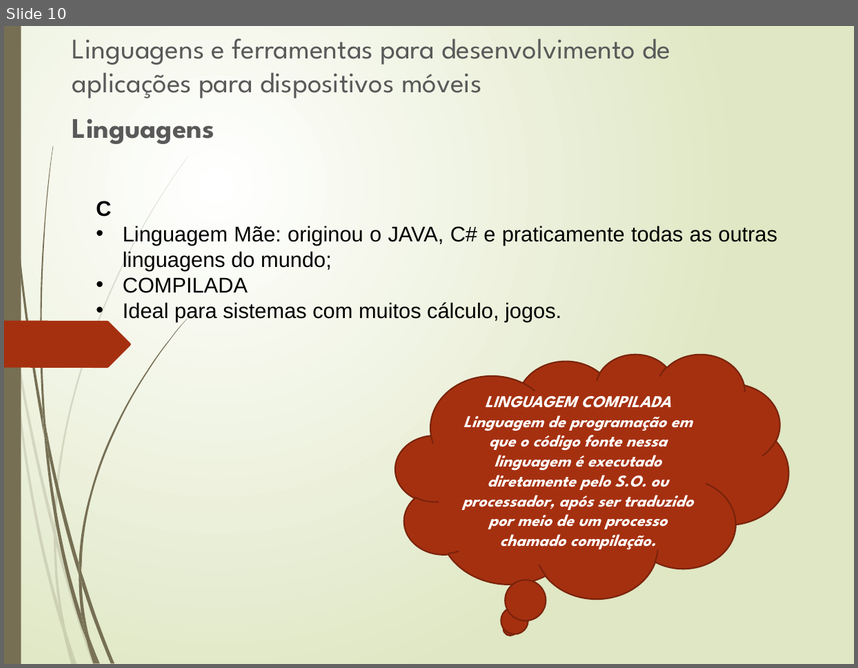
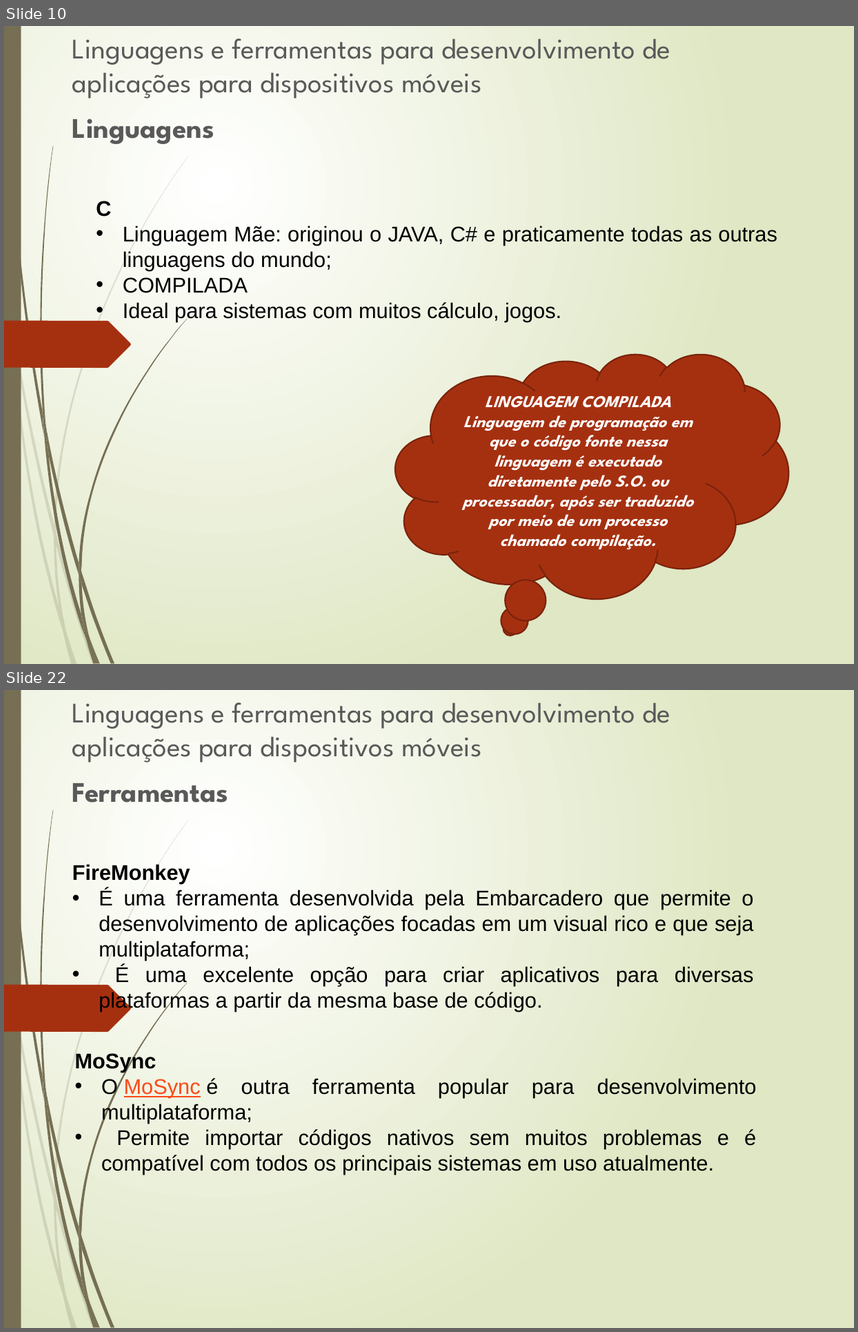
Before and after one commit to JBCFurtado/Mobile, a slide deck: Desenvolvimento para Dispositivos Móveis I/Aula_Disp_Móveis.pptx. Shown one above the other, each under a label of ours: slide 10 before the commit, slides 10 and 22 after it; the slides between them are not shown. The pictures are 858x668 and 858x1332 pixels, drawn with LibreOffice and Linux fonts; fonts in the diff are those of the drawing. Boxes give left, top, right and bottom in pixels: in the first picture for what was removed or moved away, otherwise in the second. Text is boxed around its words. In the diff, an @@ line names an element or a change of style, - is before the commit and + after.

```diff
--- a/Desenvolvimento para Dispositivos Móveis I/Aula_Disp_Móveis.pptx
+++ b/Desenvolvimento para Dispositivos Móveis I/Aula_Disp_Móveis.pptx
@@ slide 22 added at box(4, 690, 854, 1328), background gradient #FFFFFF to #DFE8C4; not listed: 24 template elements that a slide beside it also shows @@
@@ text added at box(72, 702, 671, 802), 24 pt, text #595959 @@
+Linguagens e ferramentas para desenvolvimento de aplicações para dispositivos móveis
+Ferramentas
@@ text added at box(72, 864, 754, 1012), 18 pt, text #000000 @@
+FireMonkey
+• É uma ferramenta desenvolvida pela Embarcadero que permite o desenvolvimento de aplicações focadas em um visual rico e que seja multiplataforma;
+• É uma excelente opção para criar aplicativos para diversas plataformas a partir da mesma base de código.
@@ text added at box(75, 1052, 757, 1174), 18 pt, text #000000 @@
+MoSync
+• O MoSync é outra ferramenta popular para desenvolvimento multiplataforma;
+• Permite importar códigos nativos sem muitos problemas e é compatível com todos os principais sistemas em uso atualmente.
```
Also in this commit, not shown: 1 slide changed, 12 other slides added.
